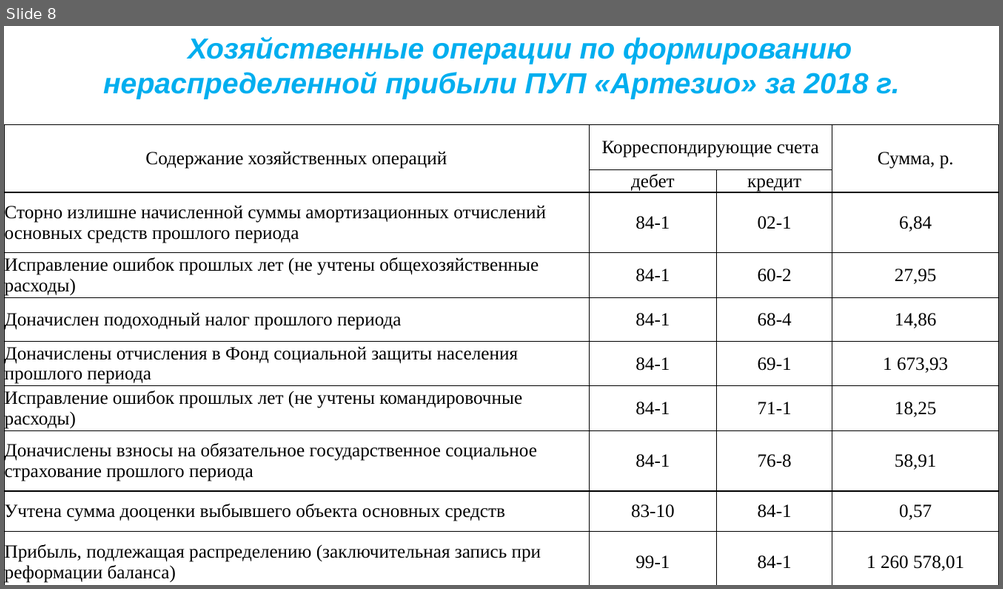
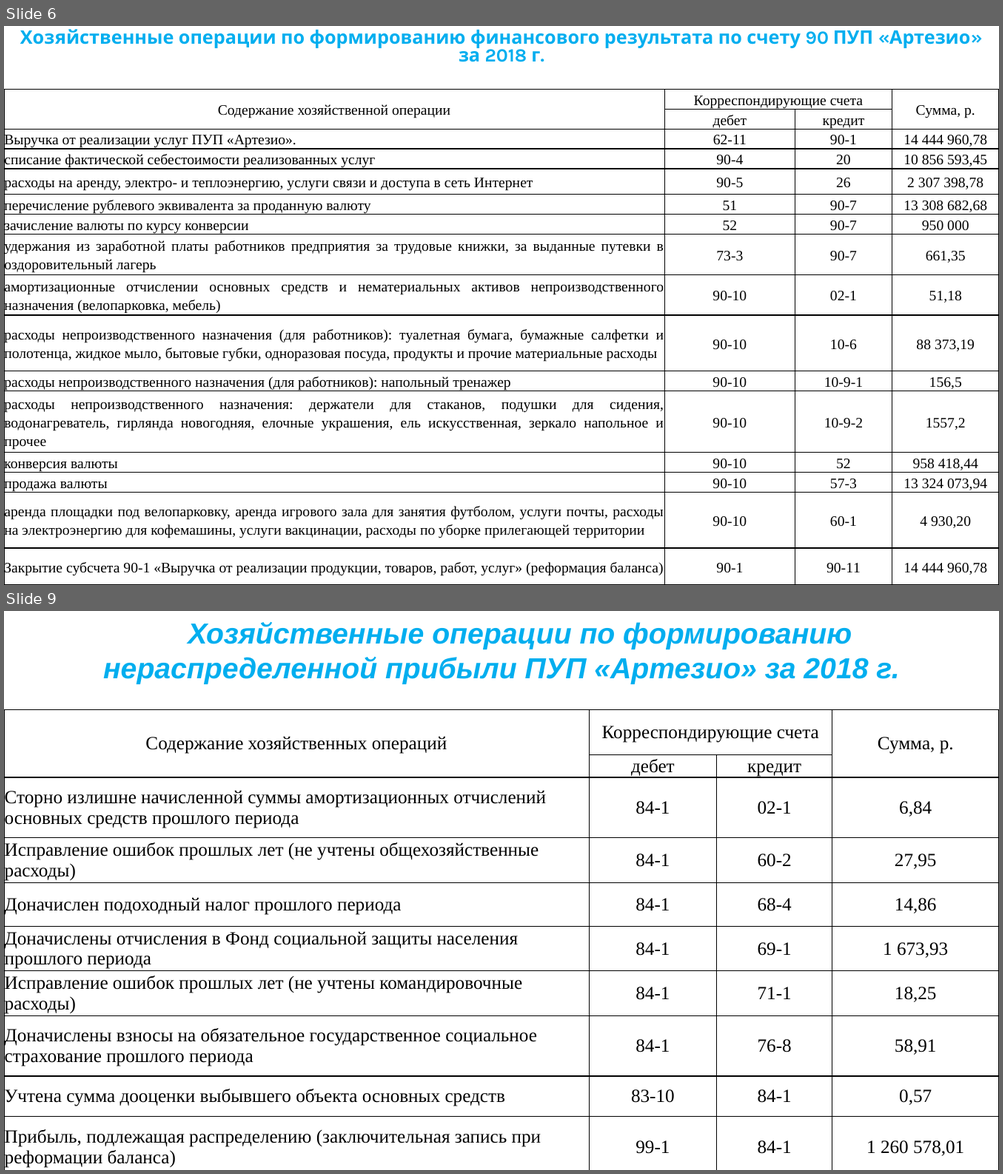
Before and after one commit to balkar20/diplom, a slide deck: Диплом финрезультаты.pptx. Shown one above the other, each under a label of ours: slide 8 before the commit, slides 6 and 9 after it; the slides between them are not shown. The pictures are 1003x589 and 1003x1174 pixels, drawn with LibreOffice and Linux fonts; fonts in the diff are those of the drawing; background and template pictures are left out. Boxes give left, top, right and bottom in pixels: in the first picture for what was removed or moved away, otherwise in the second. Text is boxed around its words. In the diff, an @@ line names an element or a change of style, - is before the commit and + after.

```diff
--- a/Диплом финрезультаты.pptx
+++ b/Диплом финрезультаты.pptx
@@ slide 6 added at (4, 26, 999, 585), background picture (left out) @@
@@ title added at (20, 29, 970, 62), 18 pt, text #00AEEF, bold @@
+Хозяйственные операции по формированию финансового результата по счету 90 ПУП «Артезио» за 2018 г.
@@ table added at (4, 90, 998, 585), 16 rows, 4 columns @@
+Содержание хозяйственной операции | Корреспондирующие счета |  | Сумма, р.
+ | дебет | кредит | 
+Выручка от реализации услуг ПУП «Артезио». | 62-11 | 90-1 | 14 444 960,78
+списание фактической себестоимости реализованных услуг | 90-4 | 20 | 10 856 593,45
+расходы на аренду, электро- и теплоэнергию, услуги связи и доступа в сеть Интернет | 90-5 | 26 | 2 307 398,78
+перечисление рублевого эквивалента за проданную валюту | 51 | 90-7 | 13 308 682,68
+зачисление валюты по курсу конверсии | 52 | 90-7 | 950 000
+удержания из заработной платы работников предприятия за трудовые книжки, за выданные путевки в оздоровительный лагерь | 73-3 | 90-7 | 661,35
+амортизационные отчислении основных средств и нематериальных активов непроизводственного назначения (велопарковка, мебель) | 90-10 | 02-1 | 51,18
+расходы непроизводственного назначения (для работников): туалетная бумага, бумажные салфетки и полотенца, жидкое мыло, бытовые губки, одноразовая посуда, продукты и прочие материальные расходы | 90-10 | 10-6 | 88 373,19
+расходы непроизводственного назначения (для работников): напольный тренажер | 90-10 | 10-9-1 | 156,5
+расходы непроизводственного назначения: держатели для стаканов, подушки для сидения, водонагреватель, гирлянда новогодняя, елочные украшения, ель искусственная, зеркало напольное и прочее | 90-10 | 10-9-2 | 1557,2
+конверсия валюты | 90-10 | 52 | 958 418,44
+продажа валюты | 90-10 | 57-3 | 13 324 073,94
+аренда площадки под велопарковку, аренда игрового зала для занятия футболом, услуги почты, расходы на электроэнергию для кофемашины, услуги вакцинации, расходы по уборке прилегающей территории | 90-10 | 60-1 | 4 930,20
+Закрытие субсчета 90-1 «Выручка от реализации продукции, товаров, работ, услуг» (реформация баланса) | 90-1 | 90-11 | 14 444 960,78
@@ what was slide 8 is now slide 9 @@
```
Also in this commit, not shown: 4 slides changed, 1 other file.
